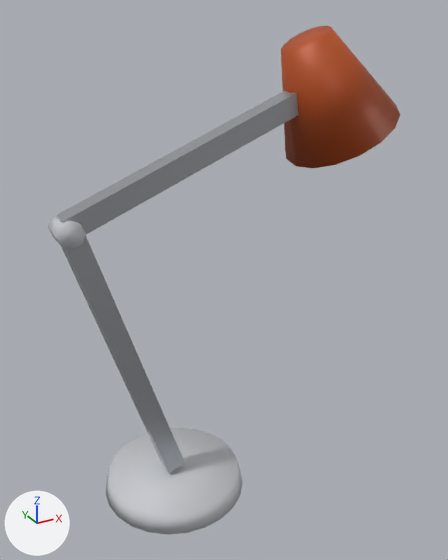
The glTF model internal/web/static/office/sets/modern/Deco_DeskLamp.gltf as it was, and as the next commit left it.
One viewpoint serves both versions: a 50 mm camera at (-0.212, -0.499, 0.479) aimed at (0.064, 0.003, 0.228). Every picture has the same lights, and +X, +Y and +Z are marked at lower left. The picture after the commit comes second.

The scene before the commit, as lines of its bpy script (objects in view):
```python
mat_rs_bodydark = principled_material('RS_BodyDark')
mat_rs_bodydark.base_color = (0.552, 0.571, 0.604)  # light grey #c4c7cc
mat_rs_bodydark.roughness = 0.55
me_deco_desklamp = bpy.data.meshes.new('Deco_DeskLamp')
me_deco_desklamp.from_pydata(...)  # 144 vertices, 264 faces; spans x -0.101..0.249, y -0.075..0.075, z 0.0..0.464
# faces by material slot: [120, 24, 60, 60]
me_deco_desklamp.materials.append(mat_rs_bodydark)  # light grey #c4c7cc
me_deco_desklamp.materials.append(mat_rs_trim)  # light grey #b9bdc3
me_deco_desklamp.materials.append(mat_rs_orange)  # orange #b84f1a
me_deco_desklamp.materials.append(mat_rs_glow_warm)  # black #000000, glowing beige #ffd9a8
ob_deco_desklamp = bpy.data.objects.new('Deco_DeskLamp', me_deco_desklamp)
ob_deco_desklamp.location = (0.0, 0.0, 0.0)
```
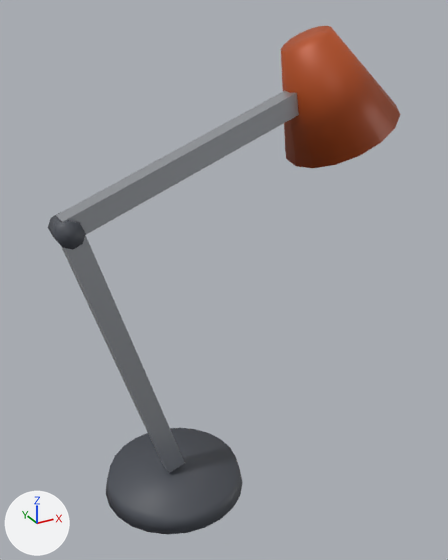
Where the change shows, as pixel boxes [x1, y1, x2, y2] in the pictures (448 x 560 px):
'Deco_DeskLamp', recoloured (light grey to dark grey): [48, 213, 243, 535] in both

The change, as a diff of the scene's bpy script:
```diff
--- a/internal/web/static/office/sets/modern/Deco_DeskLamp.gltf.py
+++ b/internal/web/static/office/sets/modern/Deco_DeskLamp.gltf.py
@@ mat_rs_bodydark @@
 mat_rs_bodydark = principled_material('RS_BodyDark')
-mat_rs_bodydark.base_color = (0.552, 0.571, 0.604)  # light grey #c4c7cc
+mat_rs_bodydark.base_color = (0.0704, 0.0782, 0.0953)  # dark grey #4b4f57
 mat_rs_bodydark.roughness = 0.55
```
